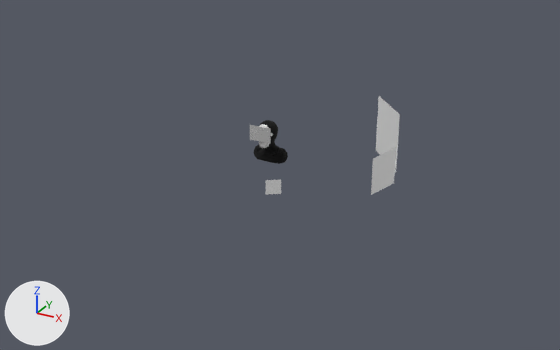
What one commit did to the glTF model docs/drueberfahrn.glb.
One viewpoint serves both versions: a 50 mm lens placed at (20.6, -34.5, 17.9), pointed at (2.8, -2.1, 1.7). Lighting does not change. The marker at lower left points along +X, +Y and +Z. Where no turn or scale is listed for an object, it has been applied to the vertices.

The older version as bpy lines, for what is in view:
```python
me_plane = bpy.data.meshes.new('Plane')
me_plane.from_pydata([(0.306, 0.224, -0.38), (-0.306, -0.224, -0.38), (0.306, 0.224, 0.38), (-0.306, -0.224, 0.38)], [], [(0, 1, 3), (0, 3, 2)])
me_plane_002 = bpy.data.meshes.new('Plane.002')
me_plane_002.from_pydata([(0.24, 0.97, -1.0), (-0.24, -0.97, -1.0), (0.24, 0.97, 1.0), (-0.24, -0.97, 1.0)], [], [(0, 1, 3), (0, 3, 2)])
me_plane_003 = bpy.data.meshes.new('Plane.003')
me_plane_003.from_pydata([(-1.15, 1.3, -1.73), (1.15, -1.3, -1.73), (-1.15, 1.3, 1.73), (1.15, -1.3, 1.73)], [], [(0, 1, 3), (0, 3, 2)])
me_plane_005 = bpy.data.meshes.new('Plane.005')
me_plane_005.from_pydata(...)  # 20891 vertices, 41778 faces; spans x -1.11..1.05, y -0.81..0.51, z 0.13..2.67
me_plane_005.materials.append(mat_black)
ob_face = bpy.data.objects.new('face', me_plane_005)
ob_face.location = (0.0, 1.94, 0.33)
ob_panzerfahrn_1 = bpy.data.objects.new('panzerfahrn_1', me_plane_003)
ob_panzerfahrn_1.location = (5.76, 5.34, 2.08)
ob_panzerfahrn_2 = bpy.data.objects.new('panzerfahrn_2', me_plane_002)
ob_panzerfahrn_2.location = (7.74, -0.16, 2.2)
ob_panzerfahrn_3 = bpy.data.objects.new('panzerfahrn_3', me_plane)
ob_panzerfahrn_3.location = (3.84, -4.64, 2.25)
```
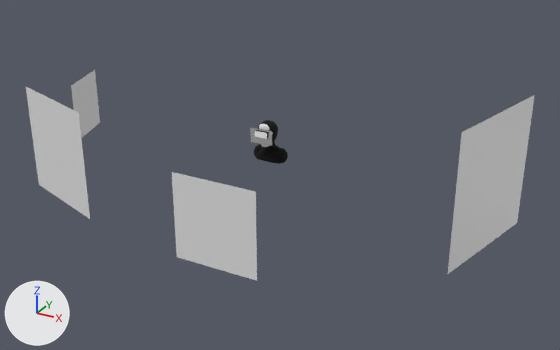
The newer file is also rescaled (x0.728), turned or shifted as a whole; pictures and numbers use the older file's frame.

What differs and where, as boxes [x1, y1, x2, y2] in the pictures (560 x 350 px):
'd_1', added
    after: [448, 95, 535, 274]
'd_2', added
    after: [172, 172, 257, 281]
'd_3', added
    after: [26, 87, 90, 219]
'd_4', added
    after: [71, 70, 100, 138]
'panzerfahrn_1', deleted
    before: [376, 96, 400, 172]
'panzerfahrn_2', deleted
    before: [371, 148, 396, 195]
'panzerfahrn_3', deleted
    before: [266, 180, 281, 195]

The change, as a diff of the scene's bpy script:
```diff
--- a/docs/drueberfahrn.glb.py
+++ b/docs/drueberfahrn.glb.py
@@ me_plane_009 @@
+me_plane_009.from_pydata([(0.54, -1.64, 1.72), (0.54, -1.64, -1.72), (-0.54, 1.64, 1.72), (-0.54, 1.64, -1.72)], [], [(0, 1, 3), (0, 3, 2)])
@@ me_plane_008 @@
+me_plane_008.from_pydata([(2.6, -0.91, 2.75), (2.6, -0.91, -2.75), (-2.6, 0.91, 2.75), (-2.6, 0.91, -2.75)], [], [(0, 1, 3), (0, 3, 2)])
@@ me_plane_007 @@
+me_plane_007.from_pydata([(2.06, 0.0, 2.06), (2.06, 0.0, -2.06), (-2.06, 0.0, 2.06), (-2.06, 0.0, -2.06)], [], [(0, 1, 3), (0, 3, 2)])
@@ me_plane_006 @@
+me_plane_006.from_pydata([(0.74, 3.19, 3.28), (0.74, 3.19, -3.28), (-0.74, -3.19, 3.28), (-0.74, -3.19, -3.28)], [], [(0, 1, 3), (0, 3, 2)])
@@ ob_panzerfahrn_1 @@
-ob_panzerfahrn_1 = bpy.data.objects.new('panzerfahrn_1', me_plane_003)
-ob_panzerfahrn_1.location = (5.76, 5.34, 2.08)
@@ ob_panzerfahrn_2 @@
-ob_panzerfahrn_2 = bpy.data.objects.new('panzerfahrn_2', me_plane_002)
-ob_panzerfahrn_2.location = (7.74, -0.16, 2.2)
@@ ob_panzerfahrn_3 @@
-ob_panzerfahrn_3 = bpy.data.objects.new('panzerfahrn_3', me_plane)
-ob_panzerfahrn_3.location = (3.84, -4.64, 2.25)
@@ ob_d_4 @@
+ob_d_4 = bpy.data.objects.new('d_4', me_plane_009)
+ob_d_4.location = (-11.15, -0.97, 2.92)
@@ ob_d_3 @@
+ob_d_3 = bpy.data.objects.new('d_3', me_plane_008)
+ob_d_3.location = (-6.48, -8.28, 3.39)
@@ ob_d_2 @@
+ob_d_2 = bpy.data.objects.new('d_2', me_plane_007)
+ob_d_2.location = (4.15, -10.3, 2.77)
@@ ob_d_1 @@
+ob_d_1 = bpy.data.objects.new('d_1', me_plane_006)
+ob_d_1.location = (13.67, -2.3, 3.71)
```
